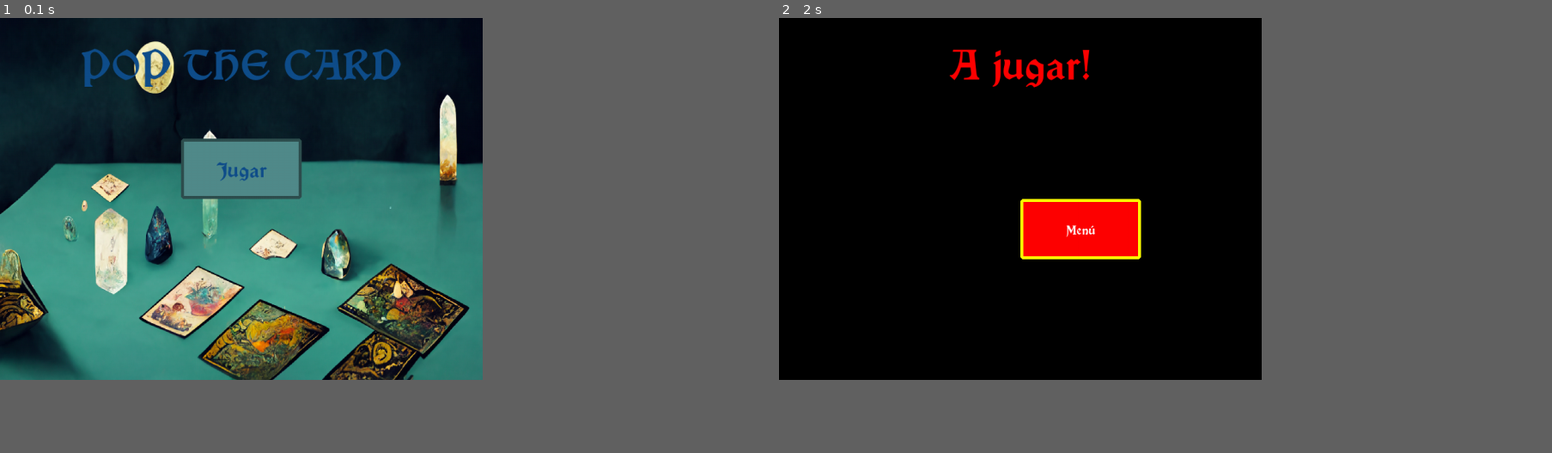
Above: before the commit, frames 1-2 (left to right).
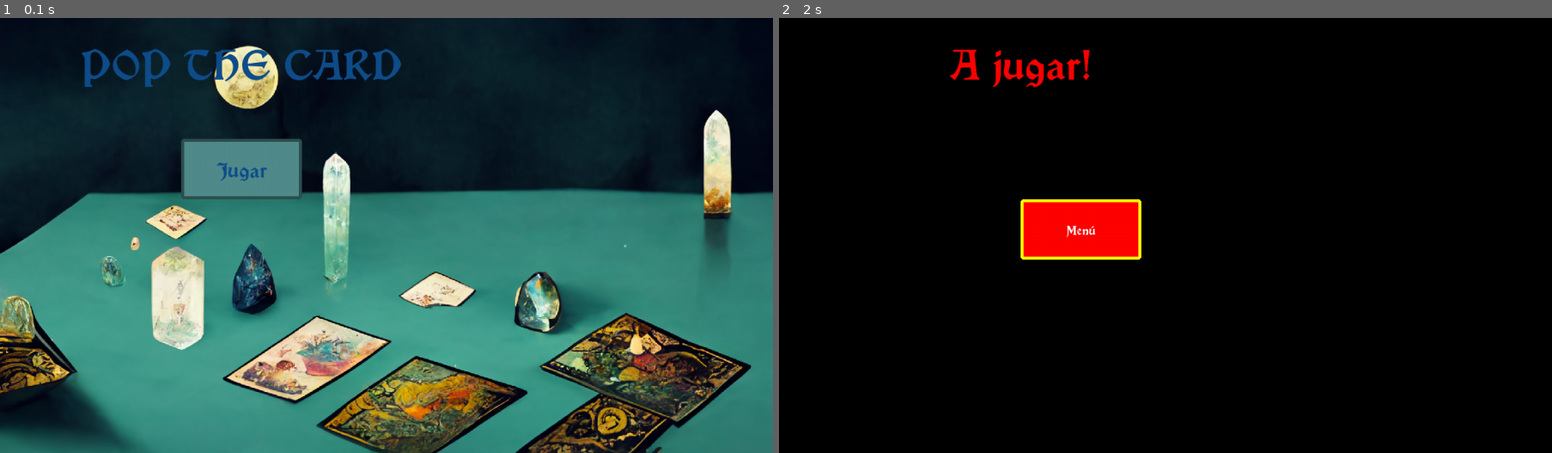
Above: after the commit, the same moments.

Repository: juliancz-a/SP_GRUPO_5_Pygame
Game: pygame game, started from code/class_game.py
The game is run twice, just before and just after one commit, with the same random seed, the same clock (stepped at 60 frames per second) and the same inputs.
Inputs (mouse positions are in pixels of both pictures, inside the frame that each line leads up to):
- Up to frame 1 (0.1 s): no input
- Up to frame 2 (2 s): click "Jugar" at 0.38 s; click (1103, 218) at 0.72 s; press the mouse at (1018, 170) at 1.03 s; move the mouse to (1041, 157) at 1.13 s; release the mouse at (1057, 144) at 1.27 s; click "Menú" at 1.38 s; click (1072, 174) at 1.72 s
In our replay, the window is 562x421 before the commit and 900x506 after it. These sizes can differ from the game's own. Grey fills any space a smaller window leaves; there, only what the larger window draws over its background counts as a difference.

The runs differ from the first frame. In frame 1, 50% of the frame differs, in the area x 0-100%, y 0-100%; in frame 2, 0.4%.

Commit message:
commit_test

Diff:
--- a/code/class_game.py
+++ b/code/class_game.py
@@ -3,11 +3,6 @@
 from class_box import Box
 from class_menu import Menu
 from class_play import Play
-
-boxes_menu = [{"colors": ["gray77", "gray85", "gray85"], "coords": (150,150), "size" : (300,300), "border_width" : 0, "text" : None},
-            {"colors": ["gray77", "gray85", "gray85"], "coords": (500,300), "size" : (200,100), "border_width" : 0, "text" : None},
-            {"colors": ["gray77", "gray85", "gray85"], "coords": (100,300), "size" : (200,100), "border_width" : 0, "text" : None}]
-
 
 class Game:
 
@@ -46,5 +41,5 @@
 
 
 
-juego = Game((800,600), "a jugar ", r"code\data\img\image.png")
+juego = Game((1280,720), "a jugar ", r"code\data\img\image.png")
 juego.run()
--- a/code/class_menu.py
+++ b/code/class_menu.py
@@ -12,7 +12,7 @@
 
     def render(self):
         background = pygame.image.load(self.background)
-        background = pygame.transform.scale(background, (800,600))
+        background = pygame.transform.scale(background, (1280,720))
 
         play_button = Box((300,200), (200,100))
         play_button.set_color("darkslategray4", "darkslategrey", "grey")
